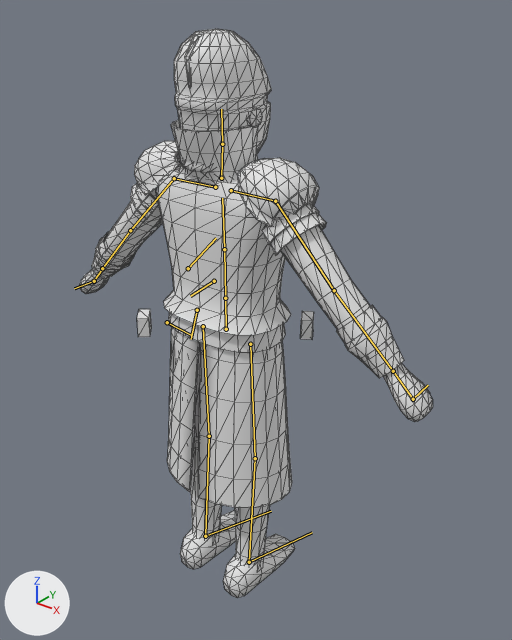
Two versions of the glTF model models/characters/agent.glb, one commit apart.
One viewpoint serves both versions: a 50 mm lens placed at (1.308, -1.488, 1.963), pointed at (0.037, 0.102, 0.977). The axes (+X, +Y, +Z) are drawn at lower left. The lights are the same throughout. The older version comes first. The bones that bend it are drawn over the model as lines. Mesh edges are drawn as thin lines.

Names of what the first picture shows: 'Body', 'Coat', 'Trim'.
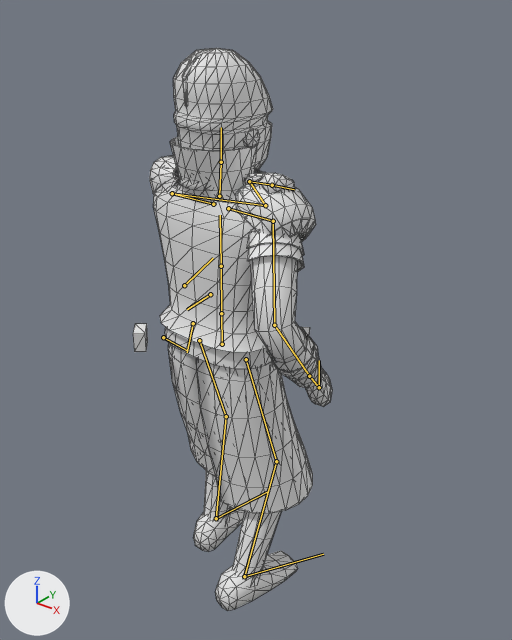
The newer file adds an action. The first version stands in its rest pose; the second is drawn at frame 14 of the action 'hostage_grabbed'.

What differs and where, as boxes [x1, y1, x2, y2] in the pictures (512 x 640 px):
```json
{"object": "Body", "change": "posed", "before": [80, 29, 433, 598], "after": [133, 48, 332, 611], "on screen": "44% narrower"}
{"object": "Coat", "change": "posed", "before": [99, 163, 371, 508], "after": [168, 171, 314, 513], "on screen": "46% narrower"}
{"object": "Trim", "change": "posed", "before": [99, 120, 382, 344], "after": [170, 137, 314, 372], "on screen": "49% narrower"}
{"bone": "Hips", "before": "(226, 329) to (225, 299)", "after": "(222, 344) to (221, 315)"}
{"bone": "Neck", "before": "(221, 178) to (222, 144)", "after": "(219, 196) to (221, 162)"}
{"bone": "Head", "before": "(222, 144) to (221, 109)", "after": "(221, 162) to (221, 127)"}
{"bone": "UpperArm_L", "before": "(174, 178) to (130, 230)", "after": "(172, 193) to (265, 205)"}
{"bone": "LowerArm_L", "before": "(130, 230) to (102, 268)", "after": "(265, 205) to (249, 181)"}
{"bone": "Hand_L", "before": "(102, 268) to (94, 281)", "after": "(249, 181) to (272, 185)"}
{"bone": "UpperArm_R", "before": "(275, 201) to (334, 290)", "after": "(273, 221) to (274, 325)"}
{"bone": "LowerArm_R", "before": "(334, 290) to (393, 371)", "after": "(274, 325) to (309, 376)"}
{"bone": "Hand_R", "before": "(393, 371) to (413, 399)", "after": "(309, 376) to (319, 387)"}
{"bone": "UpperLeg_L", "before": "(203, 326) to (209, 436)", "after": "(199, 340) to (226, 416)"}
{"bone": "LowerLeg_L", "before": "(209, 436) to (205, 536)", "after": "(226, 416) to (216, 518)"}
{"bone": "Foot_L", "before": "(205, 536) to (271, 511)", "after": "(216, 518) to (268, 491)"}
{"bone": "UpperLeg_R", "before": "(250, 344) to (255, 458)", "after": "(246, 359) to (276, 461)"}
{"bone": "LowerLeg_R", "before": "(255, 458) to (249, 562)", "after": "(276, 461) to (244, 576)"}
{"bone": "Foot_R", "before": "(249, 562) to (312, 532)", "after": "(244, 576) to (323, 554)"}
```

Scene script edits in JSON lines:
```json
{"block": "bone_hips", "where": "bone_hips = bpy.data.objects['Armature'].pose.bones['Hips']"}
{"op": "set", "path": "bone_hips.location", "old": "(0.0, 0.0, 0.0)", "new": "(0.0, -0.044, -0.02)"}
{"block": "bone_neck", "where": "bone_neck = bpy.data.objects['Armature'].pose.bones['Neck']  # child of 'Chest'"}
{"op": "set", "path": "bone_neck.rotation_quaternion", "old": "(1.0, 0.0, 0.0, 0.0)", "new": "(1.0, 0.011, -0.012, 0.001)", "note": "degrees (0, 0, 0) -> degrees (1, -1, 0)"}
{"block": "bone_head", "where": "bone_head = bpy.data.objects['Armature'].pose.bones['Head']  # child of 'Neck'"}
{"op": "set", "path": "bone_head.rotation_quaternion", "old": "(1.0, 0.0, 0.0, 0.0)", "new": "(0.999, -0.007, -0.041, 0.0)", "note": "degrees (0, 0, 0) -> degrees (-1, -5, 0)"}
{"block": "bone_upperarm_l", "where": "bone_upperarm_l = bpy.data.objects['Armature'].pose.bones['UpperArm_L']  # child of 'Shoulder_L'"}
{"op": "set", "path": "bone_upperarm_l.rotation_quaternion", "old": "(1.0, 0.0, 0.0, 0.0)", "new": "(-0.47, -0.824, -0.304, 0.087)", "note": "degrees (0, 0, 0) -> degrees (127, 25, 28)"}
{"block": "bone_lowerarm_l", "where": "bone_lowerarm_l = bpy.data.objects['Armature'].pose.bones['LowerArm_L']  # child of 'UpperArm_L'"}
{"op": "set", "path": "bone_lowerarm_l.rotation_quaternion", "old": "(1.0, 0.0, 0.0, 0.0)", "new": "(0.587, 0.81, 0.0, 0.0)", "note": "degrees (0, 0, 0) -> degrees (108, 0, 0)"}
{"block": "bone_hand_l", "where": "bone_hand_l = bpy.data.objects['Armature'].pose.bones['Hand_L']  # child of 'LowerArm_L'"}
{"op": "set", "path": "bone_hand_l.rotation_quaternion", "old": "(1.0, 0.0, 0.0, 0.0)", "new": "(0.883, -0.454, -0.019, -0.116)", "note": "degrees (0, 0, 0) -> degrees (-54, -8, -11)"}
{"block": "bone_upperarm_r", "where": "bone_upperarm_r = bpy.data.objects['Armature'].pose.bones['UpperArm_R']  # child of 'Shoulder_R'"}
{"op": "set", "path": "bone_upperarm_r.rotation_quaternion", "old": "(1.0, 0.0, 0.0, 0.0)", "new": "(0.936, -0.219, -0.217, 0.167)", "note": "degrees (0, 0, 0) -> degrees (-31, -19, 26)"}
{"block": "bone_lowerarm_r", "where": "bone_lowerarm_r = bpy.data.objects['Armature'].pose.bones['LowerArm_R']  # child of 'UpperArm_R'"}
{"op": "set", "path": "bone_lowerarm_r.rotation_quaternion", "old": "(1.0, 0.0, 0.0, 0.0)", "new": "(0.848, 0.529, 0.0, 0.0)", "note": "degrees (0, 0, 0) -> degrees (64, 0, 0)"}
{"block": "bone_hand_r", "where": "bone_hand_r = bpy.data.objects['Armature'].pose.bones['Hand_R']  # child of 'LowerArm_R'"}
{"op": "set", "path": "bone_hand_r.rotation_quaternion", "old": "(1.0, 0.0, 0.0, 0.0)", "new": "(0.997, 0.074, -0.037, 0.004)", "note": "degrees (0, 0, 0) -> degrees (8, -4, 0)"}
{"block": "bone_upperleg_l", "where": "bone_upperleg_l = bpy.data.objects['Armature'].pose.bones['UpperLeg_L']  # child of 'Hips'"}
{"op": "set", "path": "bone_upperleg_l.rotation_quaternion", "old": "(1.0, 0.0, 0.0, 0.0)", "new": "(0.977, 0.187, -0.096, 0.022)", "note": "degrees (0, 0, 0) -> degrees (22, -11, 0)"}
{"block": "bone_lowerleg_l", "where": "bone_lowerleg_l = bpy.data.objects['Armature'].pose.bones['LowerLeg_L']  # child of 'UpperLeg_L'"}
{"op": "set", "path": "bone_lowerleg_l.rotation_quaternion", "old": "(1.0, 0.0, 0.0, 0.0)", "new": "(0.971, -0.238, -0.001, 0.003)", "note": "degrees (0, 0, 0) -> degrees (-27, 0, 0)"}
{"block": "bone_foot_l", "where": "bone_foot_l = bpy.data.objects['Armature'].pose.bones['Foot_L']  # child of 'LowerLeg_L'"}
{"op": "set", "path": "bone_foot_l.rotation_quaternion", "old": "(1.0, 0.0, 0.0, 0.0)", "new": "(0.998, 0.049, 0.003, -0.03)", "note": "degrees (0, 0, 0) -> degrees (6, 1, -3)"}
{"block": "bone_upperleg_r", "where": "bone_upperleg_r = bpy.data.objects['Armature'].pose.bones['UpperLeg_R']  # child of 'Hips'"}
{"op": "set", "path": "bone_upperleg_r.rotation_quaternion", "old": "(1.0, 0.0, 0.0, 0.0)", "new": "(0.989, 0.104, 0.093, -0.045)", "note": "degrees (0, 0, 0) -> degrees (12, 11, -4)"}
{"block": "bone_lowerleg_r", "where": "bone_lowerleg_r = bpy.data.objects['Armature'].pose.bones['LowerLeg_R']  # child of 'UpperLeg_R'"}
{"op": "set", "path": "bone_lowerleg_r.rotation_quaternion", "old": "(1.0, 0.0, 0.0, 0.0)", "new": "(0.967, -0.257, 0.001, -0.003)", "note": "degrees (0, 0, 0) -> degrees (-30, 0, 0)"}
{"block": "bone_foot_r", "where": "bone_foot_r = bpy.data.objects['Armature'].pose.bones['Foot_R']  # child of 'LowerLeg_R'"}
{"op": "set", "path": "bone_foot_r.rotation_quaternion", "old": "(1.0, 0.0, 0.0, 0.0)", "new": "(0.988, 0.151, 0.019, 0.025)", "note": "degrees (0, 0, 0) -> degrees (17, 2, 3)"}
```
